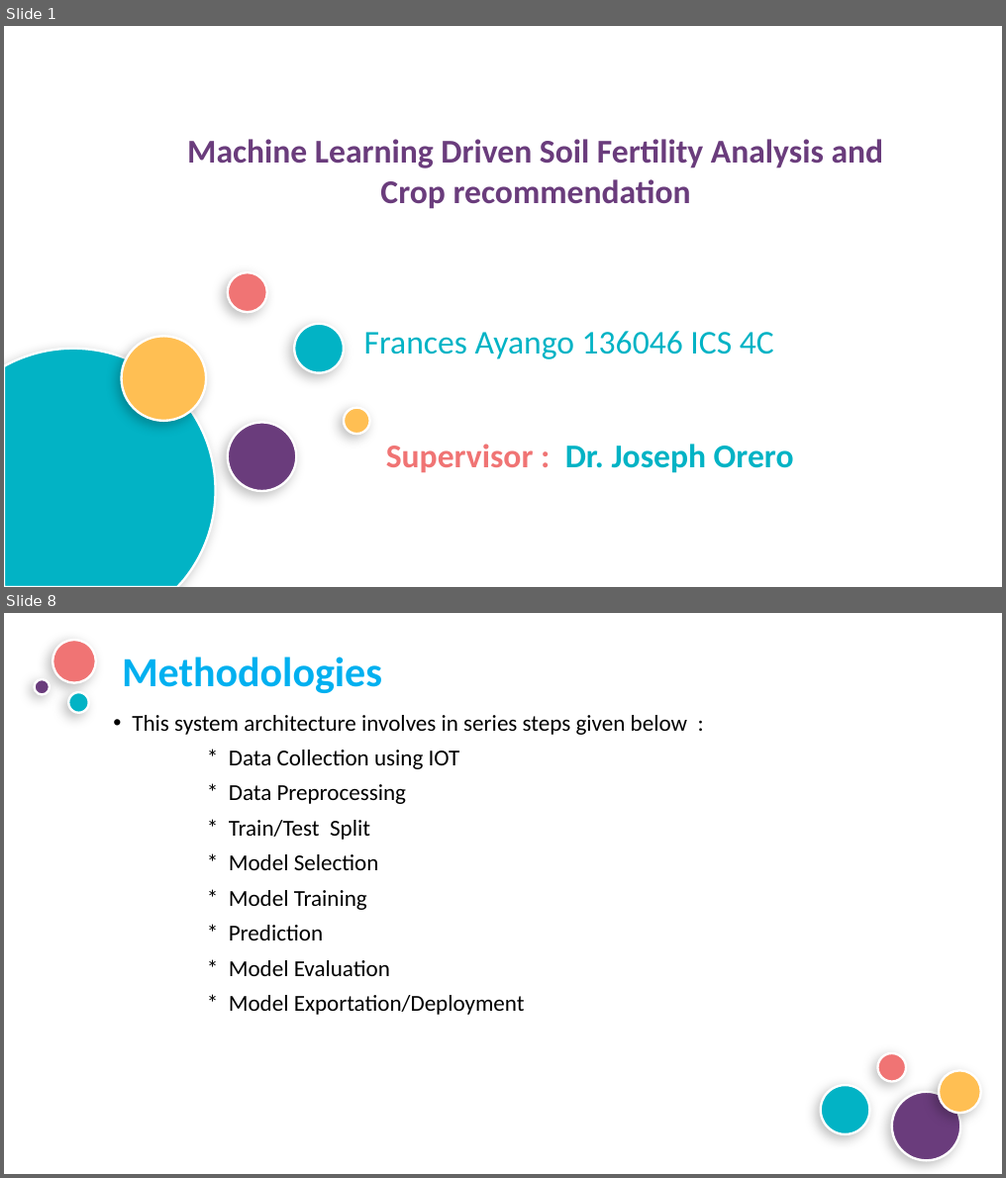
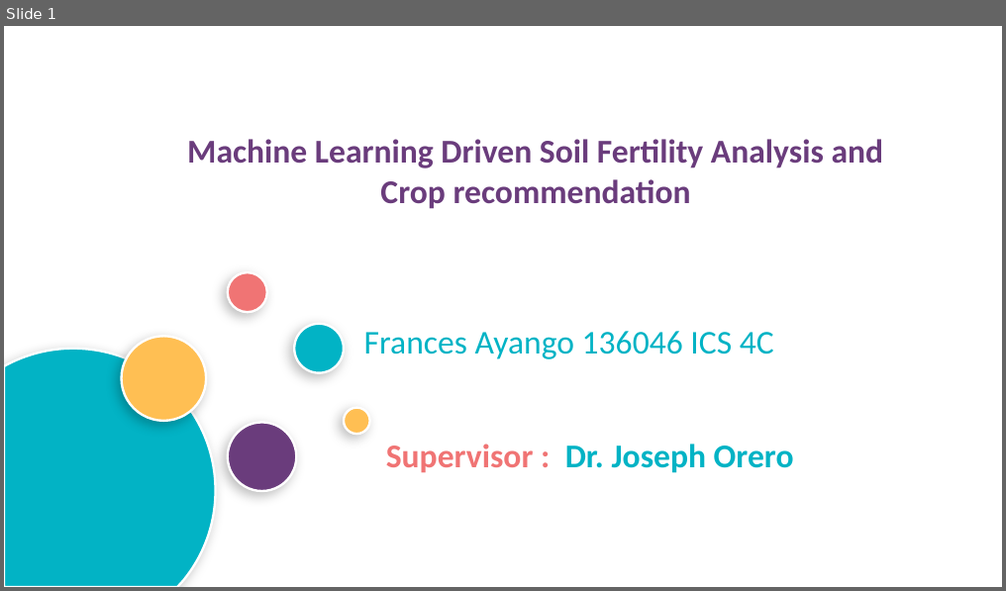
Before and after one commit to frances22-cloud/Soil-Fertility-Analysis, a slide deck: ppt.pptx. Shown one above the other, each under a label of ours: slides 1 and 8 before the commit, slide 1 after it; the slides between them are not shown. The pictures are 1006x1178 and 1006x591 pixels, drawn with LibreOffice and Linux fonts; fonts in the diff are those of the drawing; background and template pictures are left out. Boxes give left, top, right and bottom in pixels: in the first picture for what was removed or moved away, otherwise in the second. Text is boxed around its words. In the diff, an @@ line names an element or a change of style, - is before the commit and + after.

```diff
--- a/ppt.pptx
+++ b/ppt.pptx
@@ slide 8 removed at (x1=4, y1=613, x2=1002, y2=1174), background picture (left out) @@
@@ ellipse removed at (x1=53, y1=640, x2=96, y2=683) @@
@@ title removed at (x1=122, y1=657, x2=382, y2=693) @@
-Methodologies
@@ ellipse removed at (x1=34, y1=679, x2=49, y2=694) @@
@@ ellipse removed at (x1=68, y1=692, x2=88, y2=713) @@
@@ text removed at (x1=132, y1=715, x2=687, y2=1015) @@
-• This system architecture involves in series steps given below :
-* Data Collection using IOT
-* Data Preprocessing
-* Train/Test Split
-* Model Selection
-* Model Training
-* Prediction
-* Model Evaluation
-* Model Exportation/Deployment
@@ ellipse removed at (x1=877, y1=1054, x2=906, y2=1082) @@
@@ ellipse removed at (x1=821, y1=1085, x2=870, y2=1135) @@
@@ ellipse removed at (x1=939, y1=1071, x2=982, y2=1114) @@
@@ ellipse removed at (x1=892, y1=1092, x2=960, y2=1161) @@
```
Also in this commit, not shown: 3 slides changed, 3 slides added, 11 other slides removed, 24 other files.
